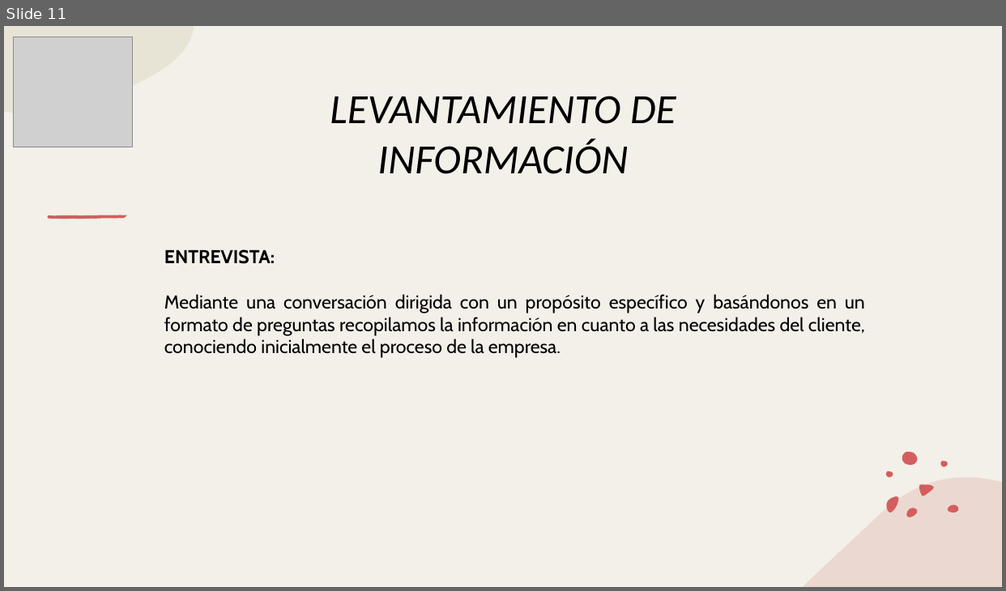
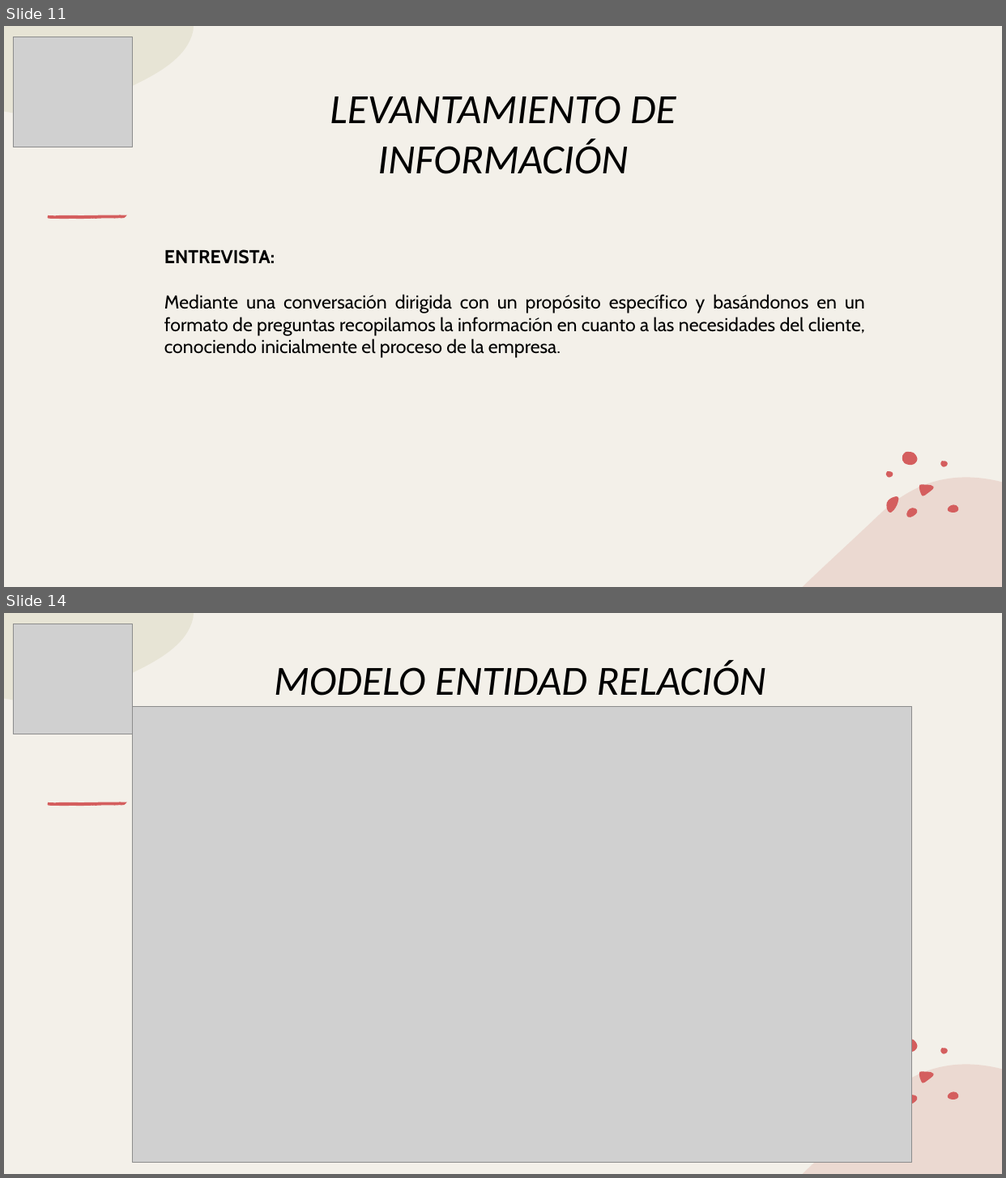
Before and after one commit to huertas-santiago/WebWuky, a slide deck: DOCUENTOS VARIOS/PRESENTACIONES/Presentacion de Proyecto_WUKY.pptx. Shown one above the other, each under a label of ours: slide 11 before the commit, slides 11 and 14 after it; the slides between them are not shown. The pictures are 1006x591 and 1006x1178 pixels, drawn with LibreOffice and Linux fonts; fonts in the diff are those of the drawing; grey boxes stand for pictures. Boxes give left, top, right and bottom in pixels: in the first picture for what was removed or moved away, otherwise in the second. Text is boxed around its words. In the diff, an @@ line names an element or a change of style, - is before the commit and + after.

```diff
--- a/DOCUENTOS VARIOS/PRESENTACIONES/Presentacion de Proyecto_WUKY.pptx
+++ b/DOCUENTOS VARIOS/PRESENTACIONES/Presentacion de Proyecto_WUKY.pptx
@@ slide 14 added at (4, 613, 1002, 1174), background #F3F0E9; not listed: 12 template elements that a slide beside it also shows @@
@@ picture added at (13, 624, 132, 735) @@
@@ text added at (274, 661, 766, 696), 40 pt, text #000000, italic @@
+MODELO ENTIDAD RELACIÓN
@@ picture added at (132, 707, 912, 1162) @@
```
Also in this commit, not shown: 2 other slides added.
